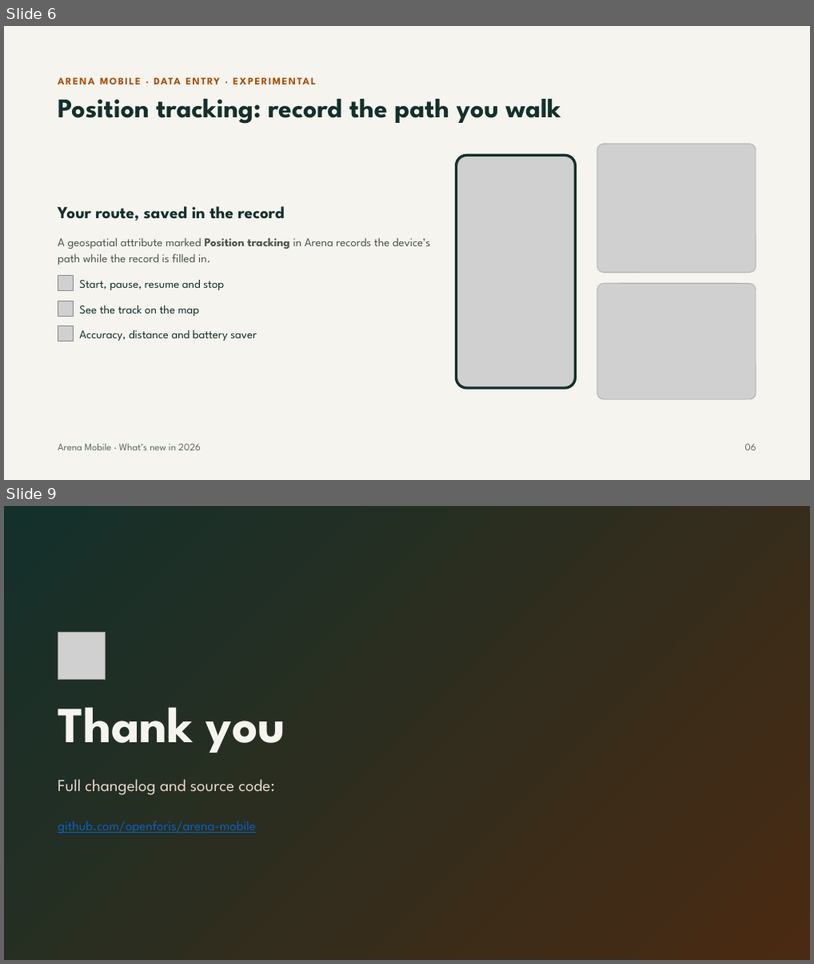
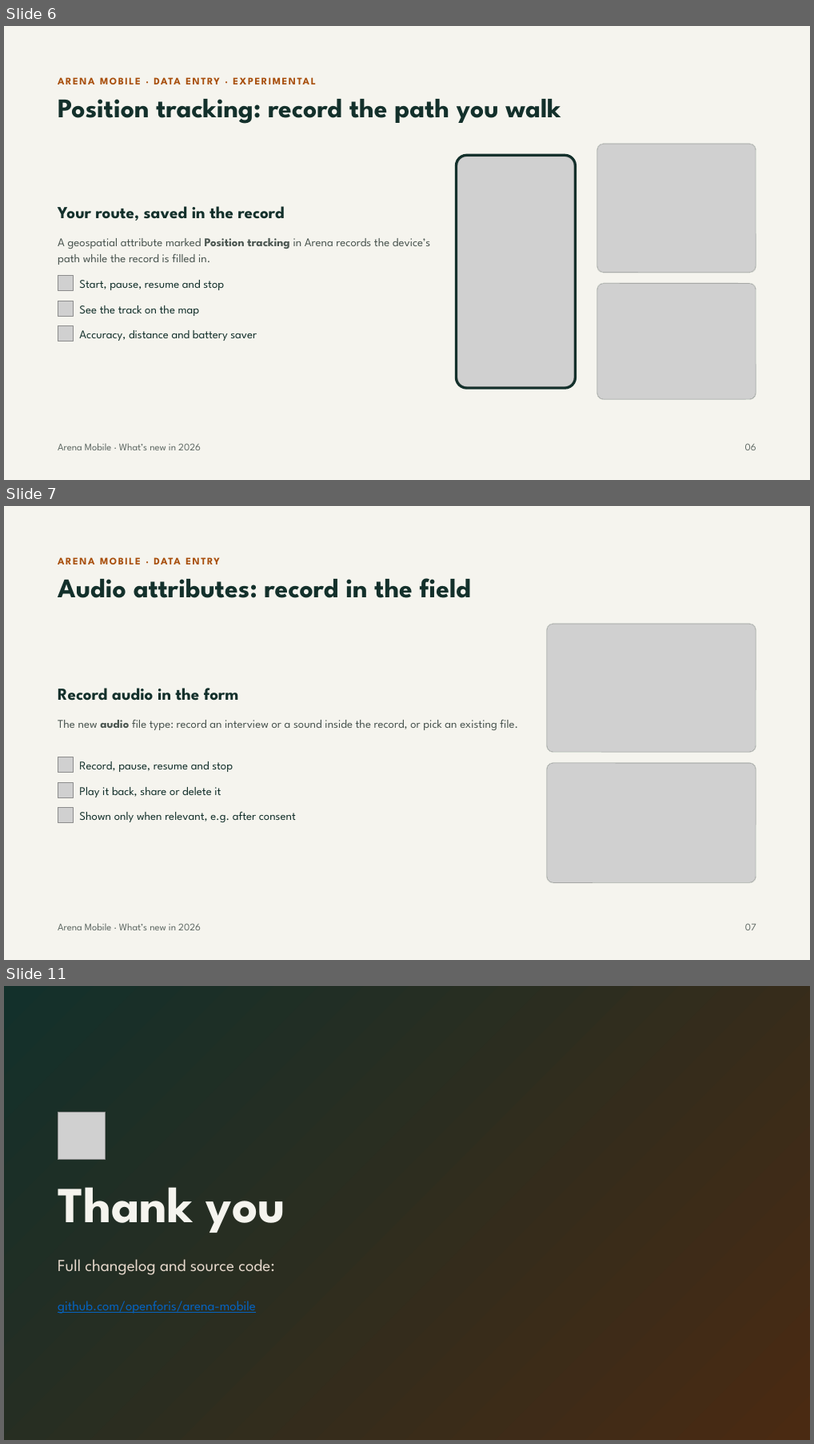
Before and after one commit to openforis/arena-mobile, a slide deck: docs/whats-new-2026/arena-mobile-whats-new-2026.pptx. Shown one above the other, each under a label of ours: slides 6 and 9 before the commit, slides 6, 7 and 11 after it; the slides between them are not shown. The pictures are 814x964 and 814x1444 pixels, drawn with LibreOffice and Linux fonts; fonts in the diff are those of the drawing; grey boxes stand for pictures. Boxes give left, top, right and bottom in pixels: in the first picture for what was removed or moved away, otherwise in the second. Text is boxed around its words. In the diff, an @@ line names an element or a change of style, - is before the commit and + after.

```diff
--- a/docs/whats-new-2026/arena-mobile-whats-new-2026.pptx
+++ b/docs/whats-new-2026/arena-mobile-whats-new-2026.pptx
@@ slide 7 added at (4,506,810,960), background #F5F4EE @@
@@ text added at (154,557,181,564), 12 pt, text #A84F0D, bold @@
+ARENA MOBILE · DATA ENTRY
@@ title added at (58,578,471,598), 32 pt, text #13302B, bold @@
+Audio attributes: record in the field
@@ picture added at (547,624,757,752) @@
@@ rounded rectangle added at (547,624,757,752), outline #D6DCD4 0.5 pt @@
@@ text added at (58,688,239,700), 20 pt, text #13302B, bold @@
+Record audio in the form
@@ text added at (58,719,518,730), 14 pt, text #4A5550 @@
+The new audio file type: record an interview or a sound inside the record, or pick an existing file.
@@ picture added at (58,757,73,772) @@
@@ text added at (79,761,233,772), 14 pt, text #13302B @@
+Record, pause, resume and stop
@@ picture added at (547,763,757,882) @@
@@ rounded rectangle added at (547,763,757,883), outline #D6DCD4 0.5 pt @@
@@ picture added at (58,783,73,797) @@
@@ text added at (79,787,221,797), 14 pt, text #13302B @@
+Play it back, share or delete it
@@ picture added at (58,808,73,822) @@
@@ text added at (79,811,296,823), 14 pt, text #13302B @@
+Shown only when relevant, e.g. after consent
@@ text added at (58,923,201,930), 12 pt, text #5E6863 @@
+Arena Mobile · What’s new in 2026
@@ text added at (746,923,757,930), 12 pt, text #5E6863 @@
+07
@@ what was slide 9 is now slide 11 @@
```
Also in this commit, not shown: 2 slides changed, 1 other slide added, 1 other file.
